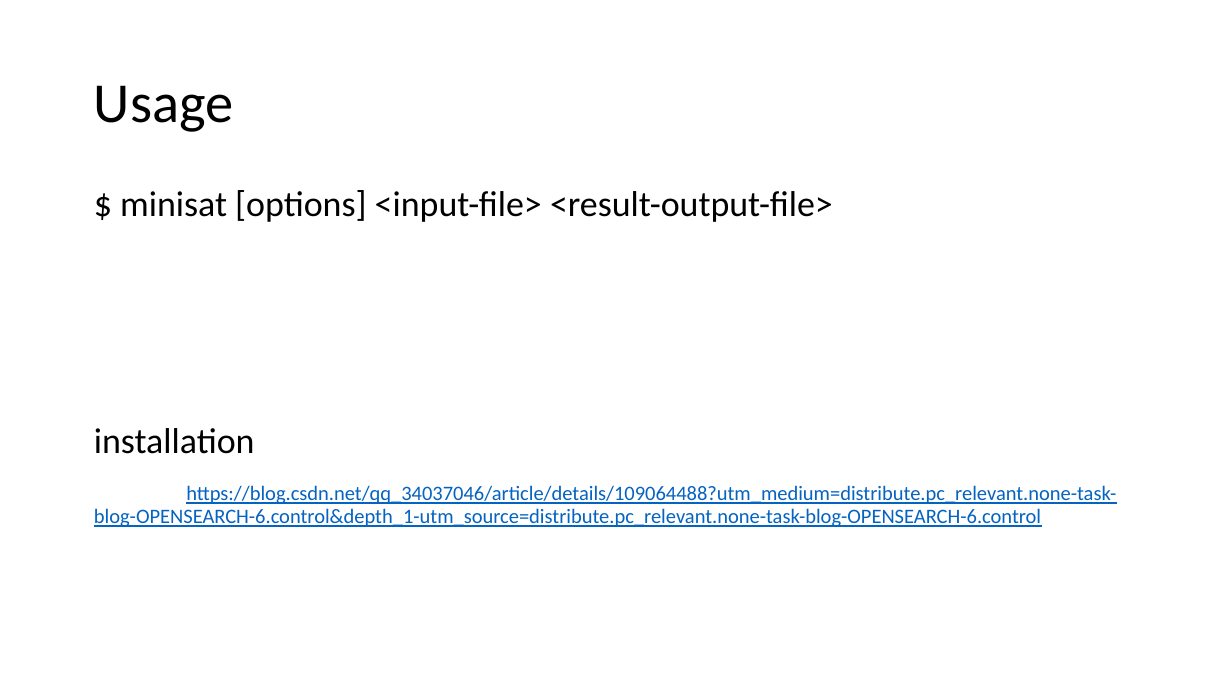
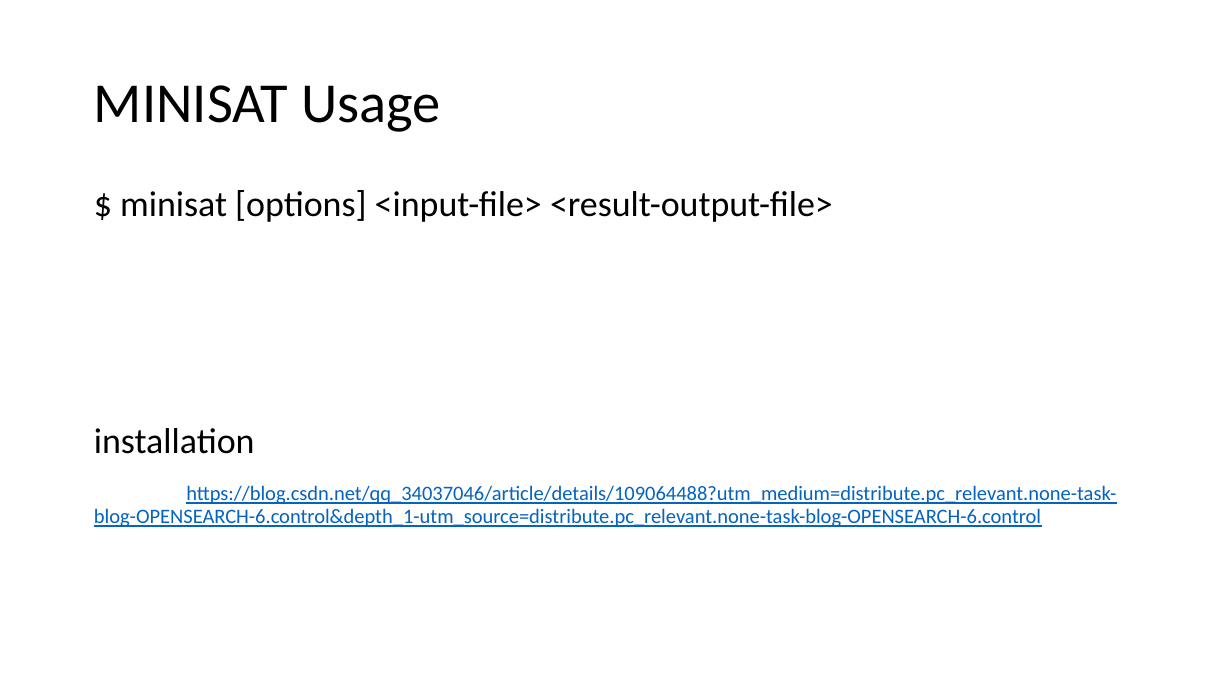
Before and after one commit to bacmive/paper_notes, a slide deck: slide 5 of notes11-sat smt.pptx. Drawn at 1232x693 pixels with LibreOffice and Linux fonts; fonts in the diff are those of the drawing. Boxes give left, top, right and bottom in pixels: in the first picture for what was removed or moved away, otherwise in the second. Text is boxed around its words. In the diff, an @@ line names an element or a change of style, - is before the commit and + after.

Commit message:
smt

```diff
--- a/notes11-sat smt.pptx
+++ b/notes11-sat smt.pptx
@@ title at (94,85,441,132): text changed @@
-Usage
+MINISAT Usage
```
Also in this commit, not shown: 1 other slide changed, 2 slides added, 2 slides removed.
